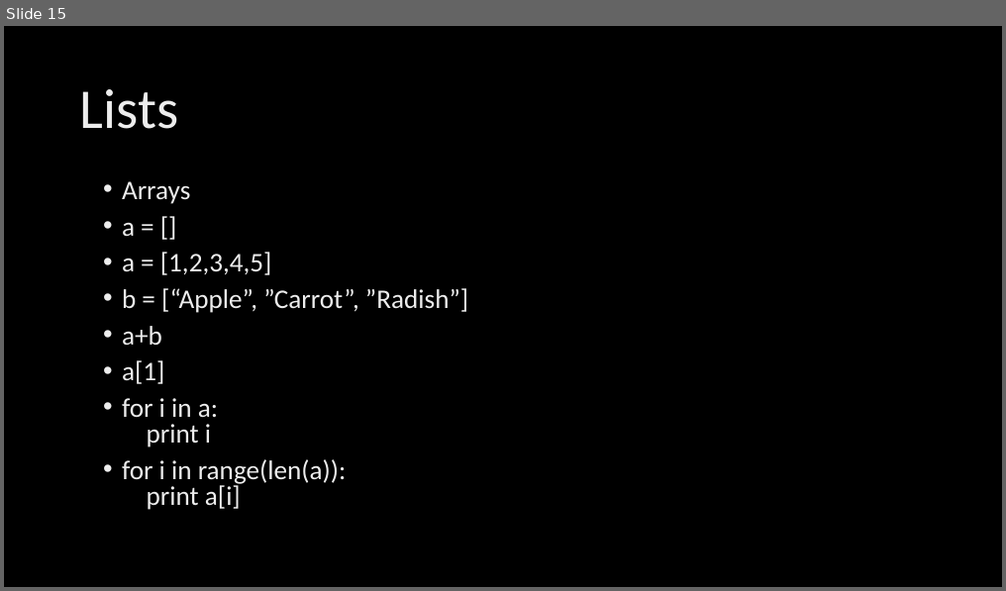
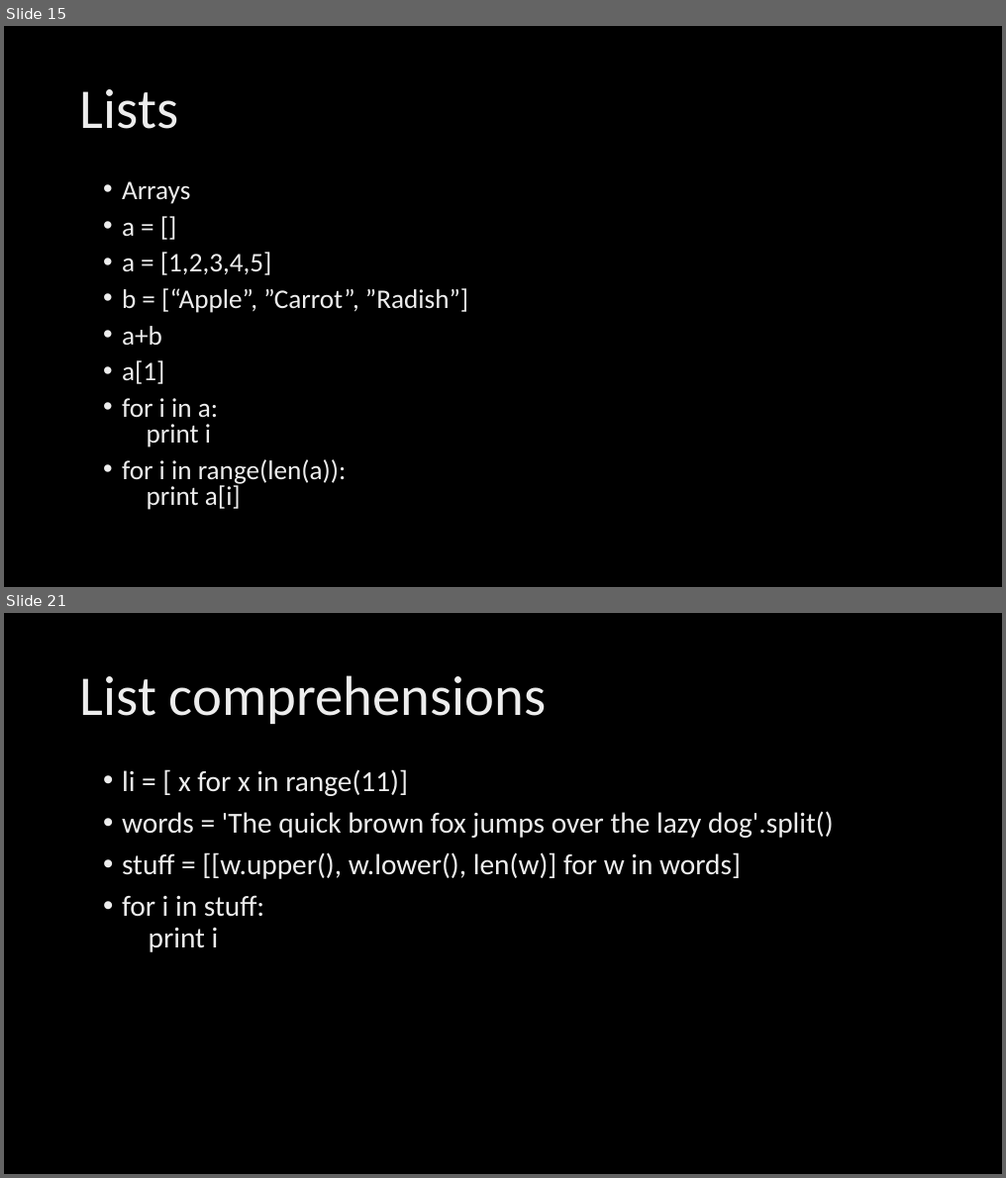
Before and after one commit to abhiii5459/Talks, a slide deck: April_2017/Devopedia_Apr22/Python Talk.pptx. Shown one above the other, each under a label of ours: slide 15 before the commit, slides 15 and 21 after it; the slides between them are not shown. The pictures are 1006x591 and 1006x1178 pixels, drawn with LibreOffice and Linux fonts; fonts in the diff are those of the drawing. Boxes give left, top, right and bottom in pixels: in the first picture for what was removed or moved away, otherwise in the second. Text is boxed around its words. In the diff, an @@ line names an element or a change of style, - is before the commit and + after.

```diff
--- a/April_2017/Devopedia_Apr22/Python Talk.pptx
+++ b/April_2017/Devopedia_Apr22/Python Talk.pptx
@@ slide 21 added at [4, 613, 1002, 1174], background #000000 @@
@@ title added at [80, 675, 546, 724], 54 pt, text gradient #BFBFBF to #EDEDED to #FFFFFF @@
+List comprehensions
@@ text added at [122, 769, 834, 953], 28 pt, text gradient #BFBFBF to #EDEDED to #FFFFFF @@
+• li = [ x for x in range(11)]
+• words = 'The quick brown fox jumps over the lazy dog'.split()
+• stuff = [[w.upper(), w.lower(), len(w)] for w in words]
+• for i in stuff:
+  print i
```
Also in this commit, not shown: 1 slide changed, 5 other slides added.
